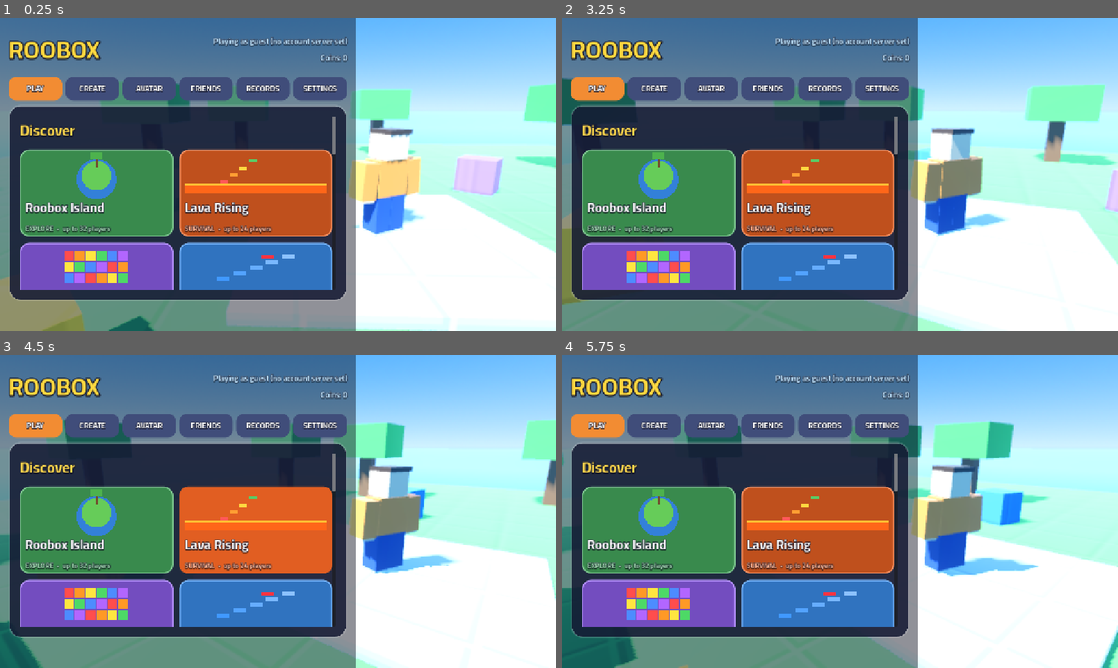
Above: before the commit, frames 1-4 (two rows, left to right).
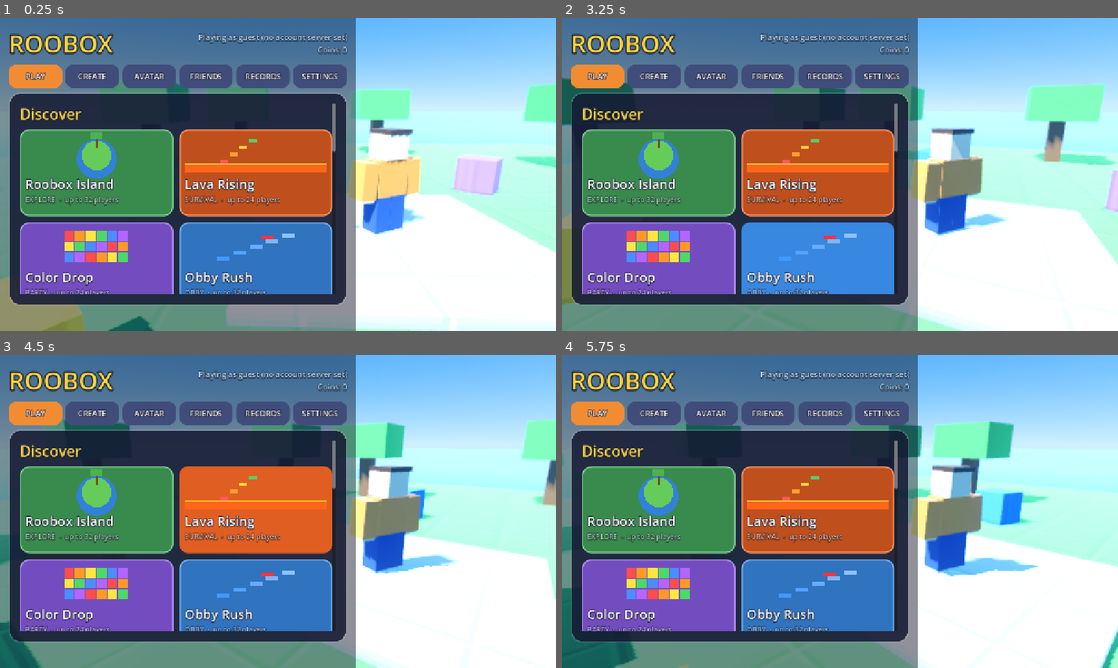
Above: after the commit, the same moments.

Repository: hishamnasrallah/Roobox
Game: Godot game, scene res://scenes/main.tscn
Two runs of this game, one before a commit and one after it. Both use one fixed random seed, a clock stepped at 60 frames per second and the inputs below.
Inputs (mouse positions are in pixels of both pictures, inside the frame that each line leads up to):
- Up to frame 1 (0.25 s): no input
- Up to frame 2 (3.25 s): click "PLAY" at 0.5 s; click "PLAY" at 1.25 s; tap Enter at 2 s; move the mouse to (962, 158) at 2.02 s; hold D (move_right) 2.03-2.75 s; hold E 2.03-2.75 s; click (962, 158) at 2.17 s; tap Space (jump) at 2.27 s; drag from (728, 190) to (812, 237) at 2.77 s
- Up to frame 3 (4.5 s): move the mouse to (333, 442) at 3.52 s; hold D (move_right) 3.53-4.25 s; tap Enter at 3.6 s; drag from (250, 574) to (111, 464) at 4.27 s
- Up to frame 4 (5.75 s): move the mouse to (1006, 558) at 5.02 s; hold A (move_left) from 5.03 s (still down); hold Q from 5.03 s (still down); tap Space (jump) at 5.27 s

The runs differ from the first frame. In frame 1, 26% of the frame differs, in the area x 1-63%, y 4-92%; in frame 2, 29%; in frame 3, 26%; in frame 4, 26%.

Commit message:
Load the Cairo font at runtime (fix import-order error)
Co-Authored-By: Claude Opus 5.5 <noreply@anthropic.com>
Claude-Session: https://claude.ai/code/session_016rzuTQe39KTYFPzzfvv5Rk

Diff:
--- a/game/fonts/cairo_bold.tres
+++ /dev/null
@@ -1,9 +0,0 @@
-[gd_resource type="FontVariation" load_steps=2 format=3]
-
-[ext_resource type="FontFile" path="res://fonts/Cairo.ttf" id="1_cairo"]
-
-[resource]
-base_font = ExtResource("1_cairo")
-variation_opentype = {
-2003265652: 700
-}
--- a/game/project.godot
+++ b/game/project.godot
@@ -31,10 +31,6 @@
 window/handheld/orientation=4
 window/vsync/vsync_mode=1
 
-[gui]
-
-theme/custom_font="res://fonts/cairo_bold.tres"
-
 [layer_names]
 
 3d_physics/layer_1="world"
--- a/game/scripts/autoload/i18n.gd
+++ b/game/scripts/autoload/i18n.gd
@@ -69,11 +69,22 @@
 
 
 func _ready() -> void:
+	_setup_font()
 	var t := Translation.new()
 	t.locale = "ar"
 	for k: String in AR:
 		t.add_message(k, AR[k])
 	TranslationServer.add_translation(t)
+
+
+## Cairo (OFL) covers Arabic + Latin; used as the default UI/3D-label font.
+func _setup_font() -> void:
+	var base: Variant = load("res://fonts/Cairo.ttf")
+	if base is Font:
+		var fv := FontVariation.new()
+		fv.base_font = base
+		fv.variation_opentype = {TextServerManager.get_primary_interface().name_to_tag("wght"): 700}
+		ThemeDB.fallback_font = fv
 
 
 func set_language(lang: String) -> void:
